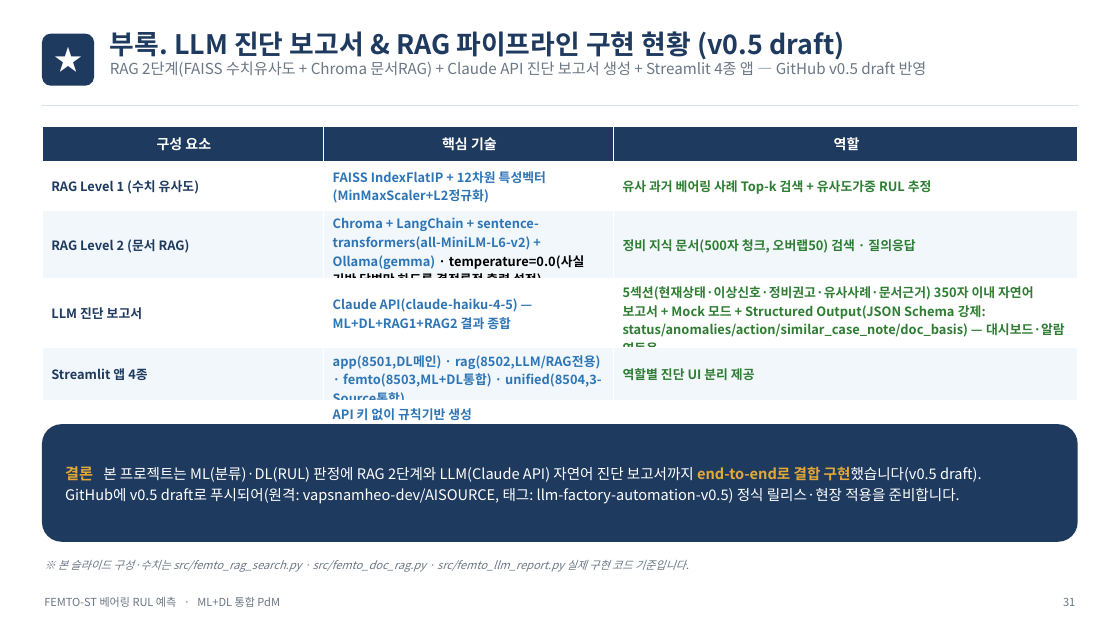
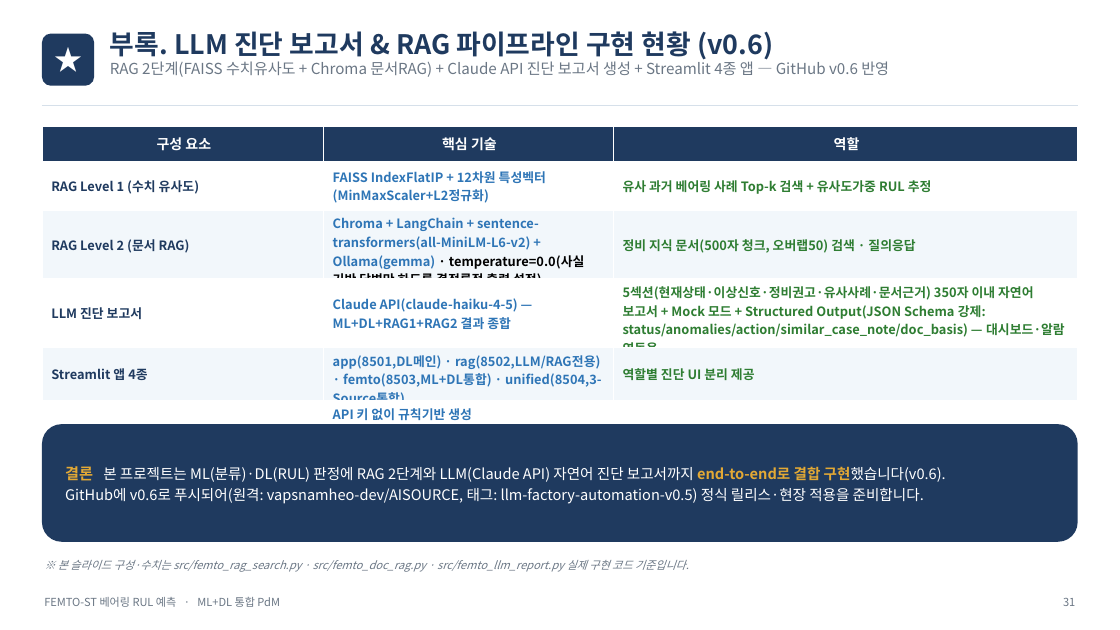
Before and after one commit to vapsnamheo-dev/AISOURCE, a slide deck: slide 33 of Homework/LLM_FactoryAutomation/산출물/허남_LLM프로젝트(산업 추가).pptx. Drawn at 1120x630 pixels with LibreOffice and Linux fonts; fonts in the diff are those of the drawing. Boxes give left, top, right and bottom in pixels: in the first picture for what was removed or moved away, otherwise in the second. Text is boxed around its words. In the diff, an @@ line names an element or a change of style, - is before the commit and + after.

Commit message:
docs: v0.6 릴리스 반영 - PPT/Word에 릴리스노트 + 로드맵 예상일정 추가
- docx M.4 로드맵 표에 "예상 일정(안)" 열 추가, Hybrid RAG 신규 제안 행 추가
- docx M.5 v0.6 릴리스 노트 섹션 신규 추가 (신규기능/버그수정/RAG개선 요약)
- pptx 슬라이드 33·34 "v0.5 draft" -> "v0.6" 라벨 갱신, 슬라이드34에 일정 요약 추가

```diff
--- a/Homework/LLM_FactoryAutomation/산출물/허남_LLM프로젝트(산업 추가).pptx
+++ b/Homework/LLM_FactoryAutomation/산출물/허남_LLM프로젝트(산업 추가).pptx
@@ text at (110, 31, 889, 77): text changed @@
-부록. LLM 진단 보고서 & RAG 파이프라인 구현 현황 (v0.5 draft)
-RAG 2단계(FAISS 수치유사도 + Chroma 문서RAG) + Claude API 진단 보고서 생성 + Streamlit 4종 앱 — GitHub v0.5 draft 반영
+부록. LLM 진단 보고서 & RAG 파이프라인 구현 현황 (v0.6)
+RAG 2단계(FAISS 수치유사도 + Chroma 문서RAG) + Claude API 진단 보고서 생성 + Streamlit 4종 앱 — GitHub v0.6 반영
@@ text in rounded rectangle at (65, 466, 946, 504): text changed @@
-결론 본 프로젝트는 ML(분류)·DL(RUL) 판정에 RAG 2단계와 LLM(Claude API) 자연어 진단 보고서까지 end-to-end로 결합 구현했습니다(v0.5 draft).
-GitHub에 v0.5 draft로 푸시되어(원격: vapsnamheo-dev/AISOURCE, 태그: llm-factory-automation-v0.5) 정식 릴리스·현장 적용을 준비합니다.
+결론 본 프로젝트는 ML(분류)·DL(RUL) 판정에 RAG 2단계와 LLM(Claude API) 자연어 진단 보고서까지 end-to-end로 결합 구현했습니다(v0.6).
+GitHub에 v0.6로 푸시되어(원격: vapsnamheo-dev/AISOURCE, 태그: llm-factory-automation-v0.5) 정식 릴리스·현장 적용을 준비합니다.
```
Also in this commit, not shown: 1 other slide changed, 1 other file.
